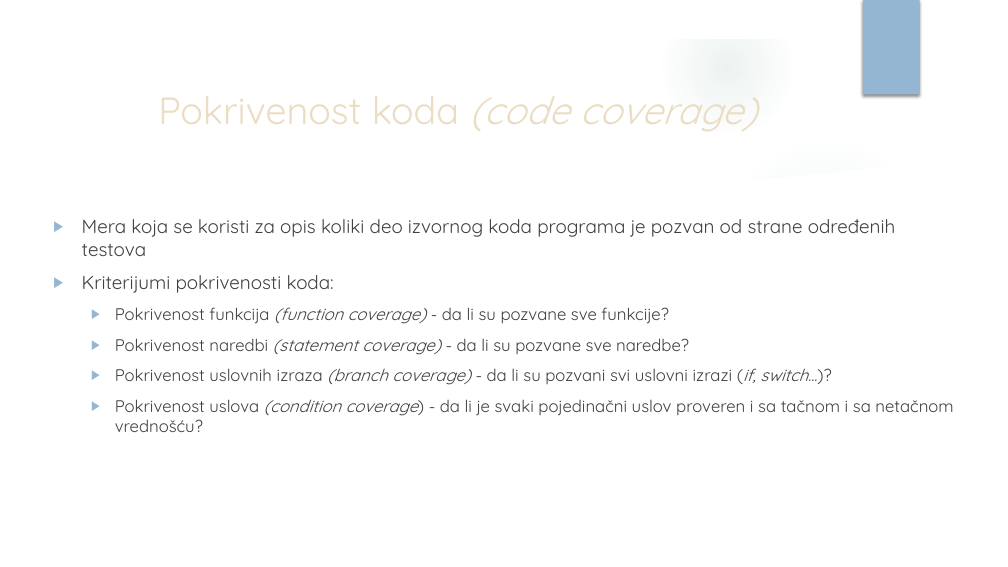
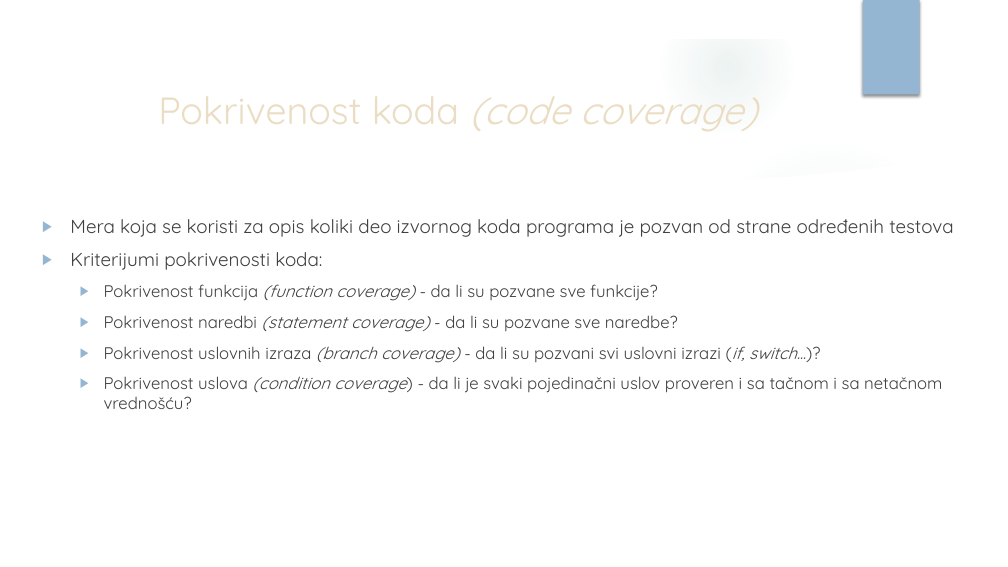
Before and after one commit to vhristov97/Prezentacija, a slide deck: slide 3 of UnitTestingFrameworks_VH_JN.pptx. Drawn at 1008x567 pixels with LibreOffice and Linux fonts; fonts in the diff are those of the drawing; background and template pictures are left out. Boxes give left, top, right and bottom in pixels: in the first picture for what was removed or moved away, otherwise in the second. Text is boxed around its words. In the diff, an @@ line names an element or a change of style, - is before the commit and + after.

```diff
--- a/UnitTestingFrameworks_VH_JN.pptx
+++ b/UnitTestingFrameworks_VH_JN.pptx
@@ text "Mera koja se koristi za ..." rewrapped from (82, 219, 953, 432) to (70, 219, 953, 409) @@
```
Also in this commit, not shown: 3 other slides changed, 1 slide added.
